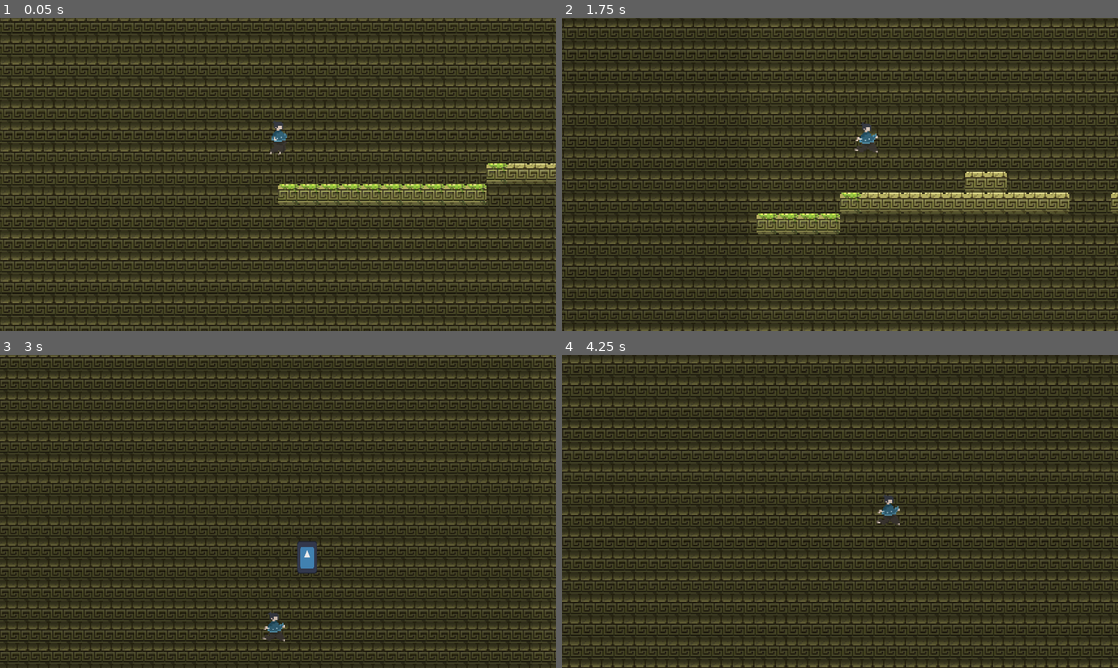
Above: before the commit, frames 1-4 (two rows, left to right).
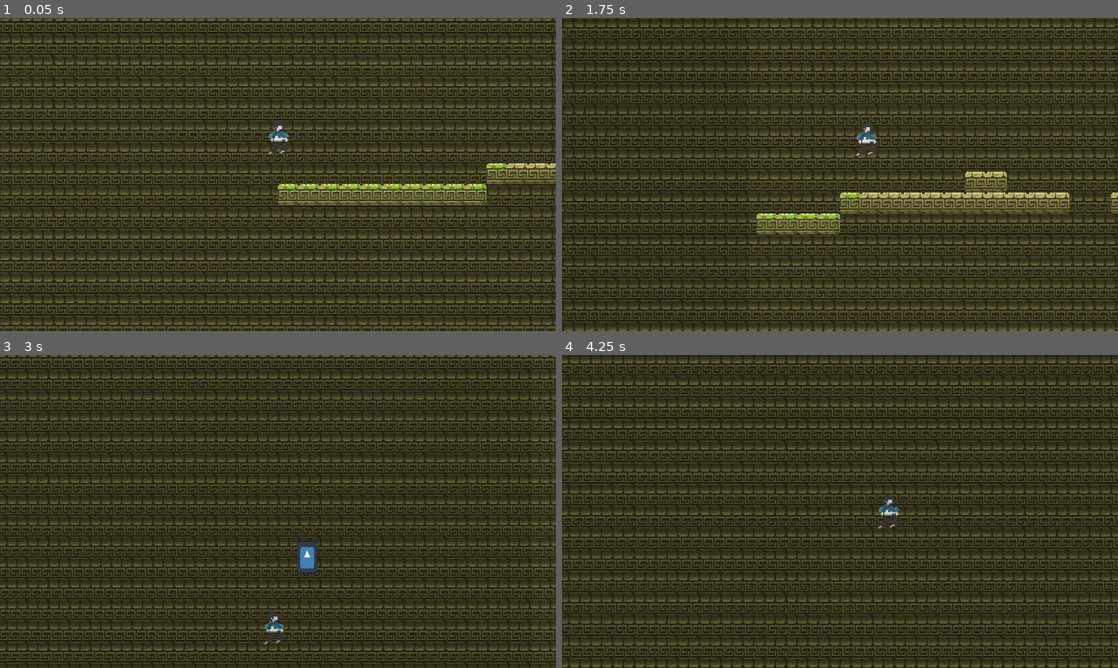
Above: after the commit, the same moments.

Repository: logan03109/second-jame-gam
Game: Godot game, scene res://scenes/Main.tscn
The game is run twice, just before and just after one commit, with the same random seed, the same clock (stepped at 60 frames per second) and the same inputs. The engine's default icon, where the game draws it, is replaced by a stand-in: a white triangle on a blue panel in a dark square.
Inputs:
- Up to frame 1 (0.05 s): no input
- Up to frame 2 (1.75 s): hold D (p1_right) from 0.53 s (still down); tap F (p1_dash) at 0.6 s; tap W (p1_jump) at 0.77, 1.52 s; tap / (p2_dash) at 1.35 s
- Up to frame 3 (3 s): release D (p1_right) at 2.03 s; hold A (p1_left) 2.03-2.78 s; tap Down (p2_down) at 2.1 s; hold D (p1_right) from 2.78 s (still down); tap L (p2_join) at 2.85 s
- Up to frame 4 (4.25 s): keep holding D (p1_right); tap W (p1_jump) at 3.02, 3.77 s; tap Left (p2_left) at 3.6 s

The runs differ from the first frame. In frame 1, less than 0.1% of the frame differs, in the area x 48-52%, y 36-44%; in frame 2, less than 0.1%; in frame 3, less than 0.1%; in frame 4, less than 0.1%, in the area x 56-61%, y 47-56%.

Commit message:
testing with logan

Diff:
--- a/scenes/Player_1.tscn
+++ b/scenes/Player_1.tscn
@@ -2,6 +2,7 @@
 
 [ext_resource type="Script" uid="uid://dmi6sonqyku02" path="res://scripts/player_1.gd" id="1_p0vlq"]
 [ext_resource type="Texture2D" uid="uid://blvtklug7alen" path="res://assets/character 1- standing v3.png" id="2_byfrp"]
+[ext_resource type="Texture2D" uid="uid://bdsin7i04u1i3" path="res://assets/character 1 jump.png" id="3_hiwc3"]
 [ext_resource type="Texture2D" uid="uid://b0h70iypu18ql" path="res://assets/character 1 frame 1.png" id="3_tv582"]
 [ext_resource type="Texture2D" uid="uid://um55k2jhcjbx" path="res://assets/character 1 frame 2.png" id="4_hiwc3"]
 [ext_resource type="Texture2D" uid="uid://db5kl81n0o60e" path="res://assets/character 1 frame 3.png" id="5_q737x"]
@@ -22,7 +23,7 @@
 }, {
 "frames": [{
 "duration": 1.0,
-"texture": ExtResource("4_hiwc3")
+"texture": ExtResource("3_hiwc3")
 }],
 "loop": true,
 "name": &"jump",
@@ -60,4 +61,4 @@
 position = Vector2(0, -4)
 scale = Vector2(1, 0.953)
 sprite_frames = SubResource("SpriteFrames_xmx1o")
-animation = &"run"
+animation = &"jump"
--- a/scripts/main.gd
+++ b/scripts/main.gd
@@ -35,6 +35,7 @@
 var current_chunk: Node2D = null
 
 func _ready():
+	print("test with logan for git")
 	add_to_group("main")
 	camera.zoom = Vector2(3.0, 3.0)
 	player2.visible = false
--- a/scripts/player_1.gd
+++ b/scripts/player_1.gd
@@ -75,6 +75,8 @@
 		velocity.x = move_toward(velocity.x, direction * SPEED, INIT_ACCEL * delta)
 		anim.play("run")
 		anim.flip_h = direction < 0
+		anim.play("jump")
+
 	elif direction:
 		velocity.x += 50
 		velocity.x = move_toward(velocity.x, direction * SPEED, INIT_ACCEL * delta)
Binary file added: assets/character 1 jump.png
Not shown, added: assets/character 1 jump.png.import
